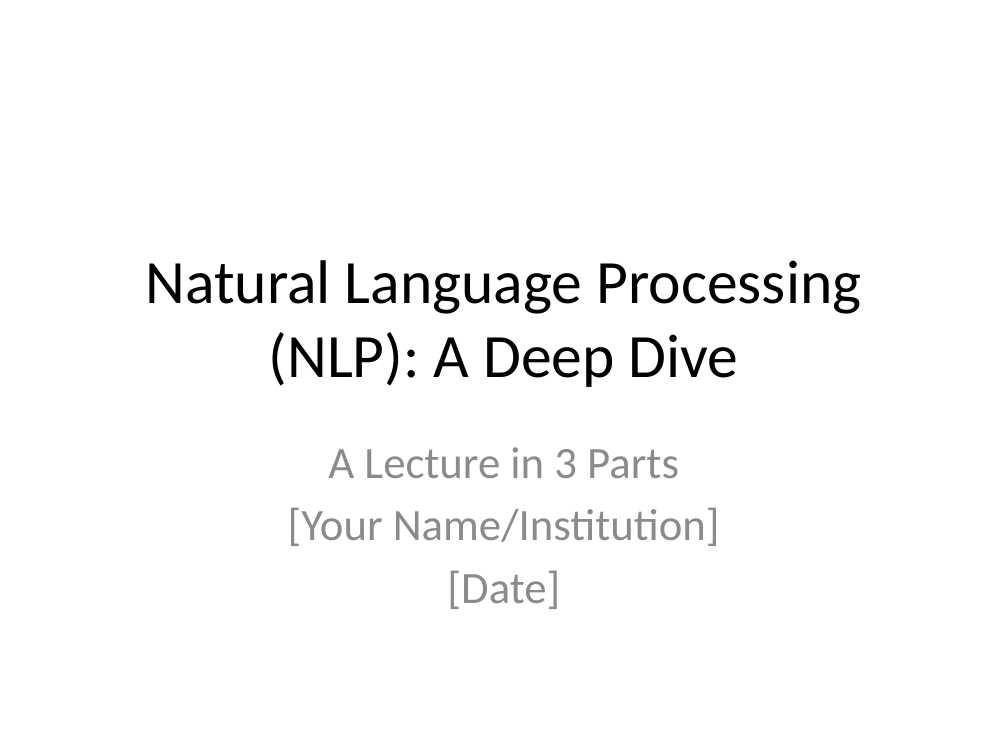
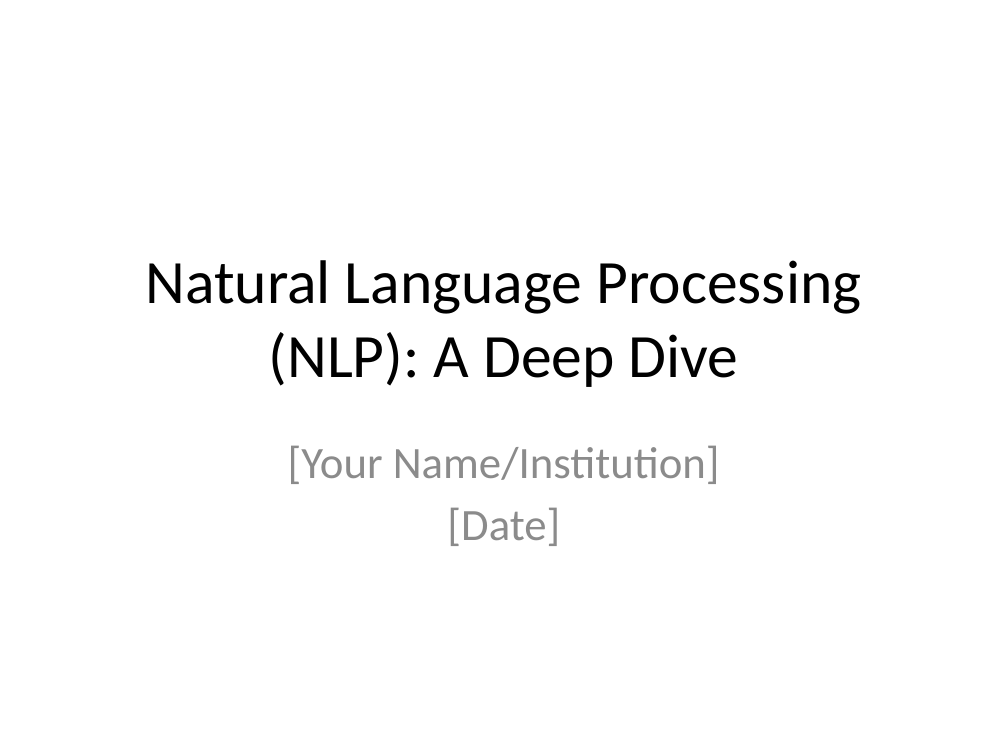
Before and after one commit to sanskarsri26/pdf-to-lecture, a slide deck: slide 1 of NLP_Lecture.pptx. Drawn at 1008x756 pixels with LibreOffice and Linux fonts; fonts in the diff are those of the drawing. Boxes give left, top, right and bottom in pixels: in the first picture for what was removed or moved away, otherwise in the second. Text is boxed around its words. In the diff, an @@ line names an element or a change of style, - is before the commit and + after.

```diff
--- a/NLP_Lecture.pptx
+++ b/NLP_Lecture.pptx
@@ subtitle at bbox=[328, 447, 679, 478]: paragraph removed @@
-A Lecture in 3 Parts
```
Also in this commit, not shown: 3 other slides changed, 48 slides added, 9 slides removed, 6 other files.
